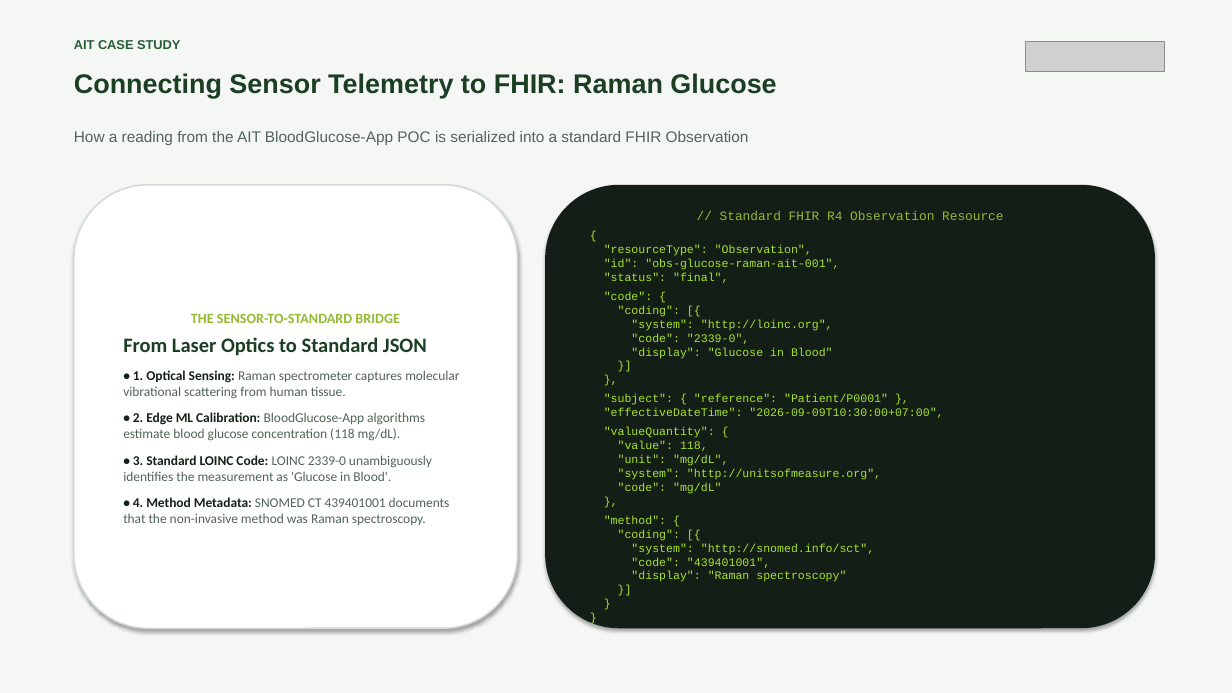
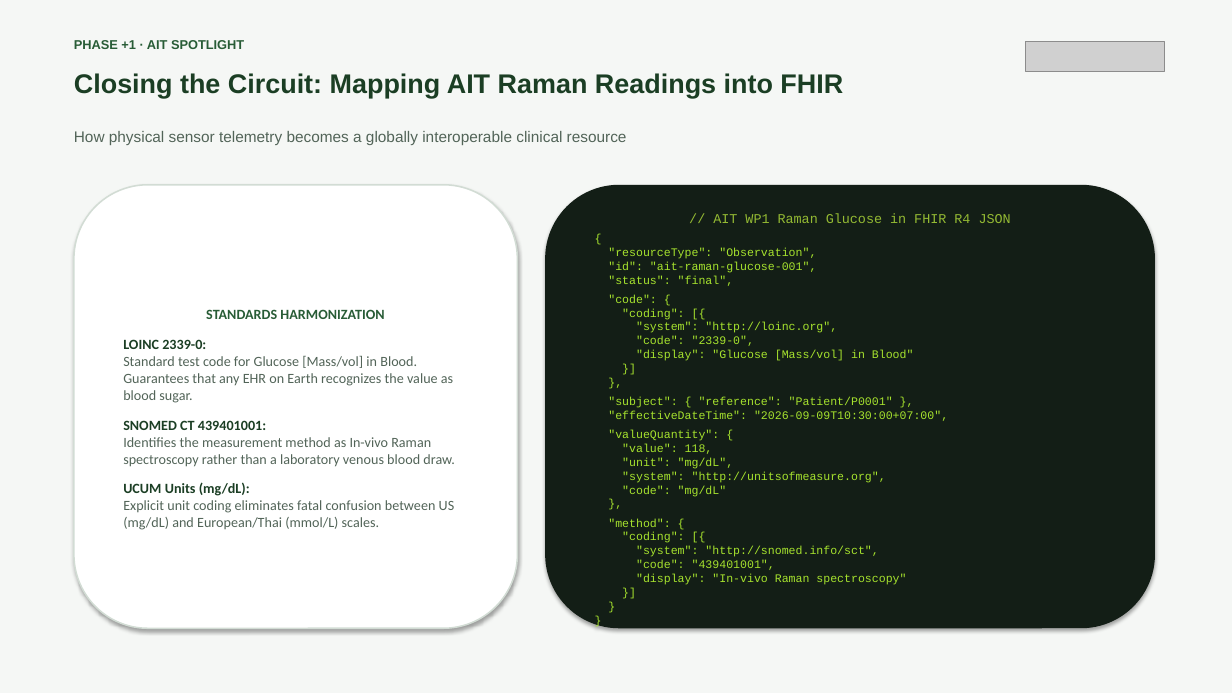
Before and after one commit to AIT-brainlab/fhir-ml-workshop, a slide deck: slide 28 of slides-morning/orientation-and-health-ai-foundations.pptx (slide 18 before the commit). Drawn at 1232x693 pixels with LibreOffice and Linux fonts; fonts in the diff are those of the drawing; grey boxes stand for pictures. Boxes give left, top, right and bottom in pixels: in the first picture for what was removed or moved away, otherwise in the second. Text is boxed around its words. In the diff, an @@ line names an element or a change of style, - is before the commit and + after.

Commit message:
Restructure morning session into 2+1 Phase architecture (29 slides)

```diff
--- a/slides-morning/orientation-and-health-ai-foundations.pptx
+++ b/slides-morning/orientation-and-health-ai-foundations.pptx
@@ text at bbox=[74, 40, 244, 49]: text changed @@
-AIT CASE STUDY
+PHASE +1 · AIT SPOTLIGHT
@@ text at bbox=[74, 73, 843, 98]: text changed @@
-Connecting Sensor Telemetry to FHIR: Raman Glucose
+Closing the Circuit: Mapping AIT Raman Readings into FHIR
@@ text at bbox=[74, 131, 627, 145]: text changed @@
-How a reading from the AIT BloodGlucose-App POC is serialized into a standard FHIR Observation
+How physical sensor telemetry becomes a globally interoperable clinical resource
@@ text in rounded rectangle at bbox=[608, 213, 1011, 361]: text changed @@
-// Standard FHIR R4 Observation Resource
-{
-"resourceType": "Observation",
-"id": "obs-glucose-raman-ait-001",
-"status": "final",
-"code": {
-"coding": [{
-"system": "http://loinc.org",
-"code": "2339-0",
-"display": "Glucose in Blood"
-}]
-},
+// AIT WP1 Raman Glucose in FHIR R4 JSON
+{
+"resourceType": "Observation",
+"id": "ait-raman-glucose-001",
+"status": "final",
+"code": {
+"coding": [{
+"system": "http://loinc.org",
+"code": "2339-0",
+"display": "Glucose [Mass/vol] in Blood"
+}]
+},
@@ text in rounded rectangle at bbox=[123, 309, 455, 530]: text changed; size 10.5 to 11 pt @@
-THE SENSOR-TO-STANDARD BRIDGE
-From Laser Optics to Standard JSON
-• 1. Optical Sensing: Raman spectrometer captures molecular vibrational scattering from human tissue.
-• 2. Edge ML Calibration: BloodGlucose-App algorithms estimate blood glucose concentration (118 mg/dL).
-• 3. Standard LOINC Code: LOINC 2339-0 unambiguously identifies the measurement as 'Glucose in Blood'.
-• 4. Method Metadata: SNOMED CT 439401001 documents that the non-invasive method was Raman spectroscopy.
+STANDARDS HARMONIZATION
+LOINC 2339-0:
+Standard test code for Glucose [Mass/vol] in Blood. Guarantees that any EHR on Earth recognizes the value as blood sugar.
+SNOMED CT 439401001:
+Identifies the measurement method as In-vivo Raman spectroscopy rather than a laboratory venous blood draw.
+UCUM Units (mg/dL):
+Explicit unit coding eliminates fatal confusion between US (mg/dL) and European/Thai (mmol/L) scales.
@@ text in rounded rectangle at bbox=[608, 518, 906, 585]: text changed @@
-"method": {
-"coding": [{
-"system": "http://snomed.info/sct",
-"code": "439401001",
-"display": "Raman spectroscopy"
-}]
-}
-}
+"method": {
+"coding": [{
+"system": "http://snomed.info/sct",
+"code": "439401001",
+"display": "In-vivo Raman spectroscopy"
+}]
+}
+}
```
Also in this commit, not shown: 11 other slides changed, 17 slides added, 15 slides removed, 3 other files.
